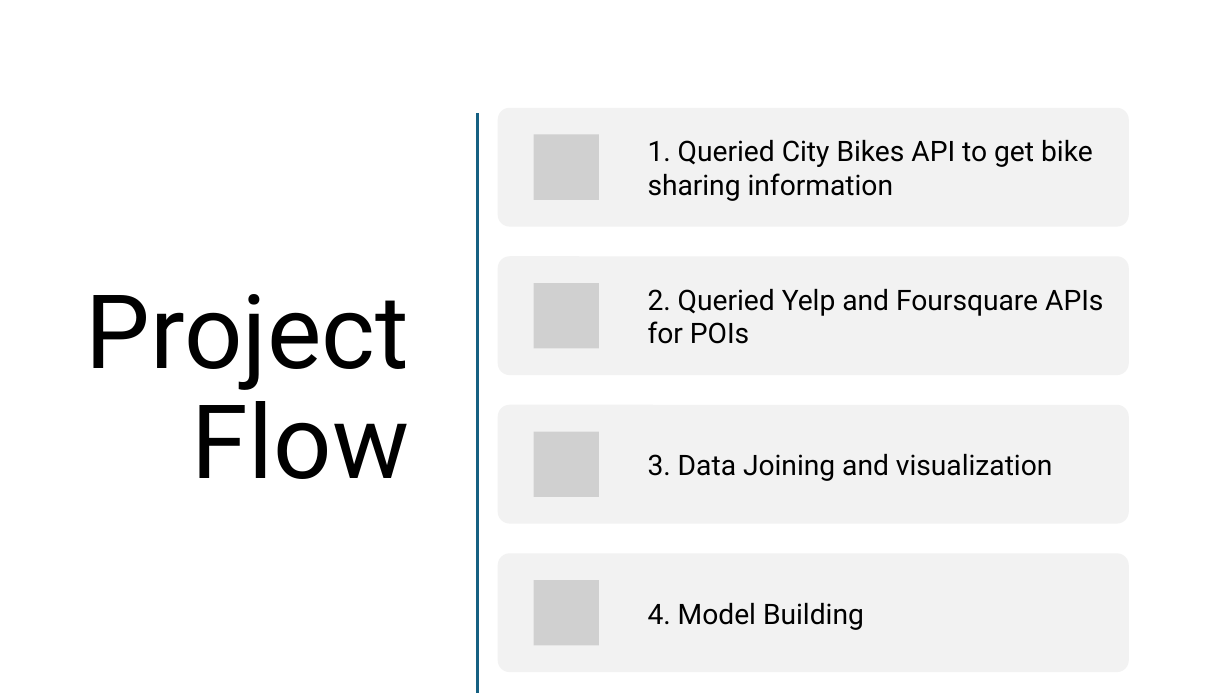
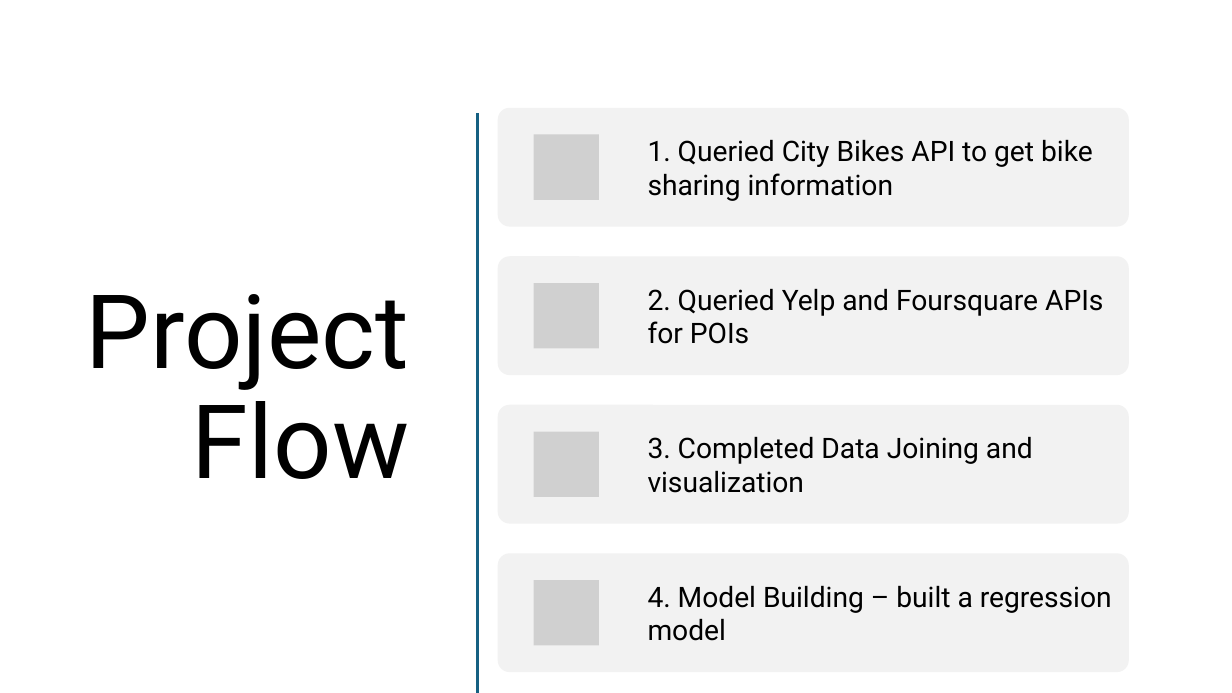
Before and after one commit to Goraw11/Statistical-Modelling-Project-Goraw11, a slide deck: slide 2 of Statistical Modelling with Python.pptx. Drawn at 1232x693 pixels with LibreOffice and Linux fonts; fonts in the diff are those of the drawing; grey boxes stand for pictures. Boxes give left, top, right and bottom in pixels: in the first picture for what was removed or moved away, otherwise in the second. Text is boxed around its words. In the diff, an @@ line names an element or a change of style, - is before the commit and + after.

```diff
--- a/Statistical Modelling with Python.pptx
+++ b/Statistical Modelling with Python.pptx
@@ text at (648, 436, 1033, 493): text changed @@
-3. Data Joining and visualization
+3. Completed Data Joining and visualization
@@ text at (648, 585, 1112, 641): text changed @@
-4. Model Building
+4. Model Building – built a regression model
```
Also in this commit, not shown: 1 other slide changed, 6 slides added, 7 other files.
